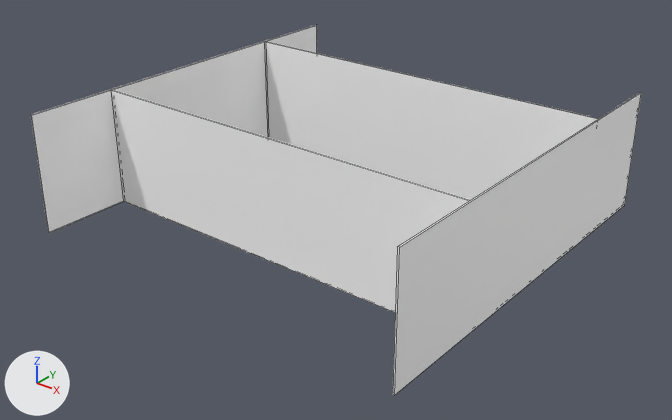
Two versions of the FBX model Assets/Models/Walls/Walls.fbx, one commit apart.
Both versions are drawn from a camera (50 mm lens) standing at (81.1, -103.6, 55.0) and looking at (0.9, -3.4, -7.2). The axes (+X, +Y, +Z) are drawn at lower left. The lights are the same throughout. Mesh edges are drawn as thin lines. Where no turn or scale is listed for an object, it has been applied to the vertices.

Names of what the first picture shows: 'Wall001', 'Wall002', 'Wall003', 'Wall004'.
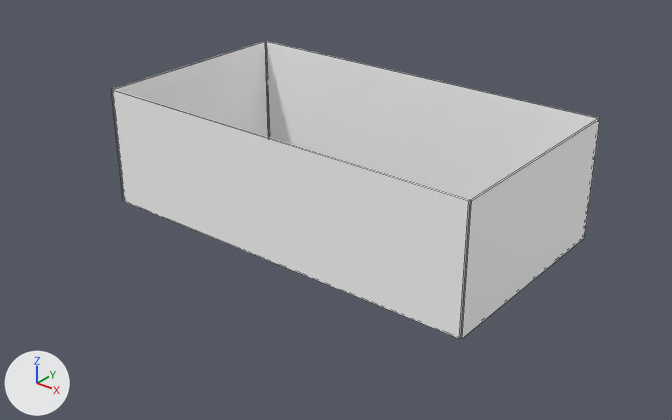
Where the newer file only moved an object's origin or applied its transform, the numbers keep the older frame.

Changed parts and their boxes [x1, y1, x2, y2] in the pictures (672 x 420 px):
'Wall001', mesh rescaled, moved (43% narrower, 27% shorter): before [393, 93, 641, 395]; after [460, 118, 600, 339]
'Wall003', mesh rescaled, moved: before [31, 25, 317, 233]; after [111, 41, 269, 138]

Diff of the bpy script that builds the scene:
```diff
--- a/Assets/Models/Walls/Walls.fbx.py
+++ b/Assets/Models/Walls/Walls.fbx.py
@@ me_mesh_001 @@
 me_mesh_001.from_pydata(...)  # 8 vertices, 6 faces; spans x 32.1..32.4, y -32.1..32.1, z -9.5..9.5
 # used by ob_wall001; location = (0.0, 0.0, -0.7)
+# me_mesh_001 part 1: the whole mesh is scaled about its middle by (1, 0.545, 1), then moved by (-32.2, 0.0, 0.0)
 me_mesh_001.materials.append(mat_lambert16)
@@ me_mesh @@
 me_mesh.from_pydata(...)  # 8 vertices, 6 faces; spans x -32.4..-32.1, y -32.1..32.1, z -9.5..9.5
 # used by ob_wall003; location = (0.0, 0.0, -0.7)
+# me_mesh part 2: the whole mesh is scaled about its middle by (1, 0.545, 1), then moved by (32.3, 0.0, 0.0)
 me_mesh.materials.append(mat_lambert16)
@@ ob_wall001 @@
 ob_wall001 = bpy.data.objects.new('Wall001', me_mesh_001)
-ob_wall001.location = (0.0, 0.0, -0.7)
+ob_wall001.location = (32.2, 0.0, -0.7)
@@ ob_wall003 @@
 ob_wall003 = bpy.data.objects.new('Wall003', me_mesh)
-ob_wall003.location = (0.0, 0.0, -0.7)
+ob_wall003.location = (-32.2, 0.0, -0.7)
```
